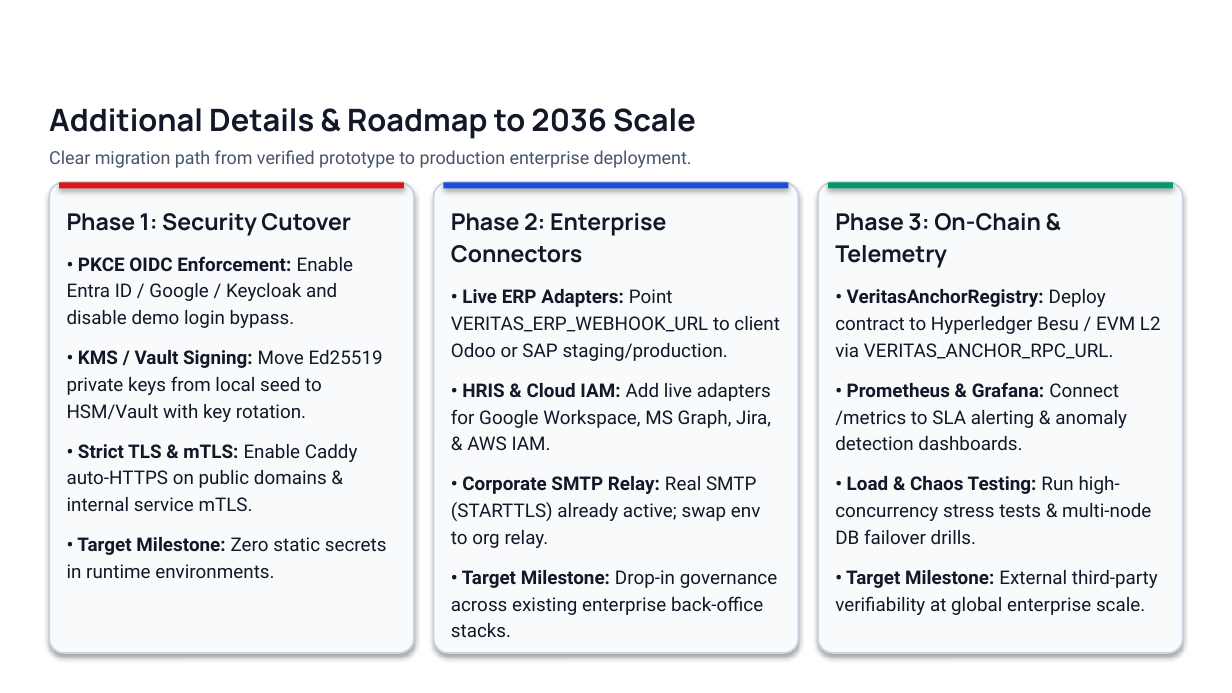
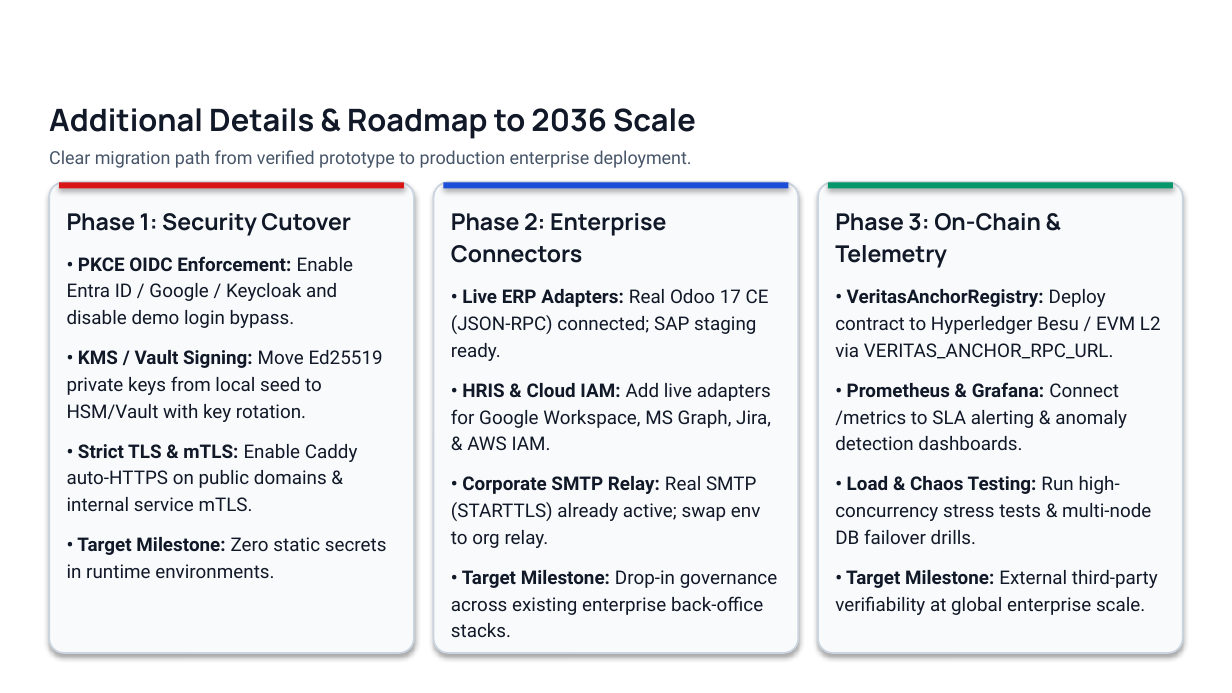
Before and after one commit to ArrafiNurHafiz/Veritas-Ai, a slide deck: slide 12 of docs/VERITAS_AI_Build2036_Deck.pptx. Drawn at 1232x693 pixels with LibreOffice and Linux fonts; fonts in the diff are those of the drawing; background and template pictures are left out. Boxes give left, top, right and bottom in pixels: in the first picture for what was removed or moved away, otherwise in the second. Text is boxed around its words. In the diff, an @@ line names an element or a change of style, - is before the commit and + after.

```diff
--- a/docs/VERITAS_AI_Build2036_Deck.pptx
+++ b/docs/VERITAS_AI_Build2036_Deck.pptx
@@ text at box(451, 289, 769, 361): text changed @@
-• Live ERP Adapters: Point VERITAS_ERP_WEBHOOK_URL to client Odoo or SAP staging/production.
+• Live ERP Adapters: Real Odoo 17 CE (JSON-RPC) connected; SAP staging ready.
```
Also in this commit, not shown: 11 other slides changed.
